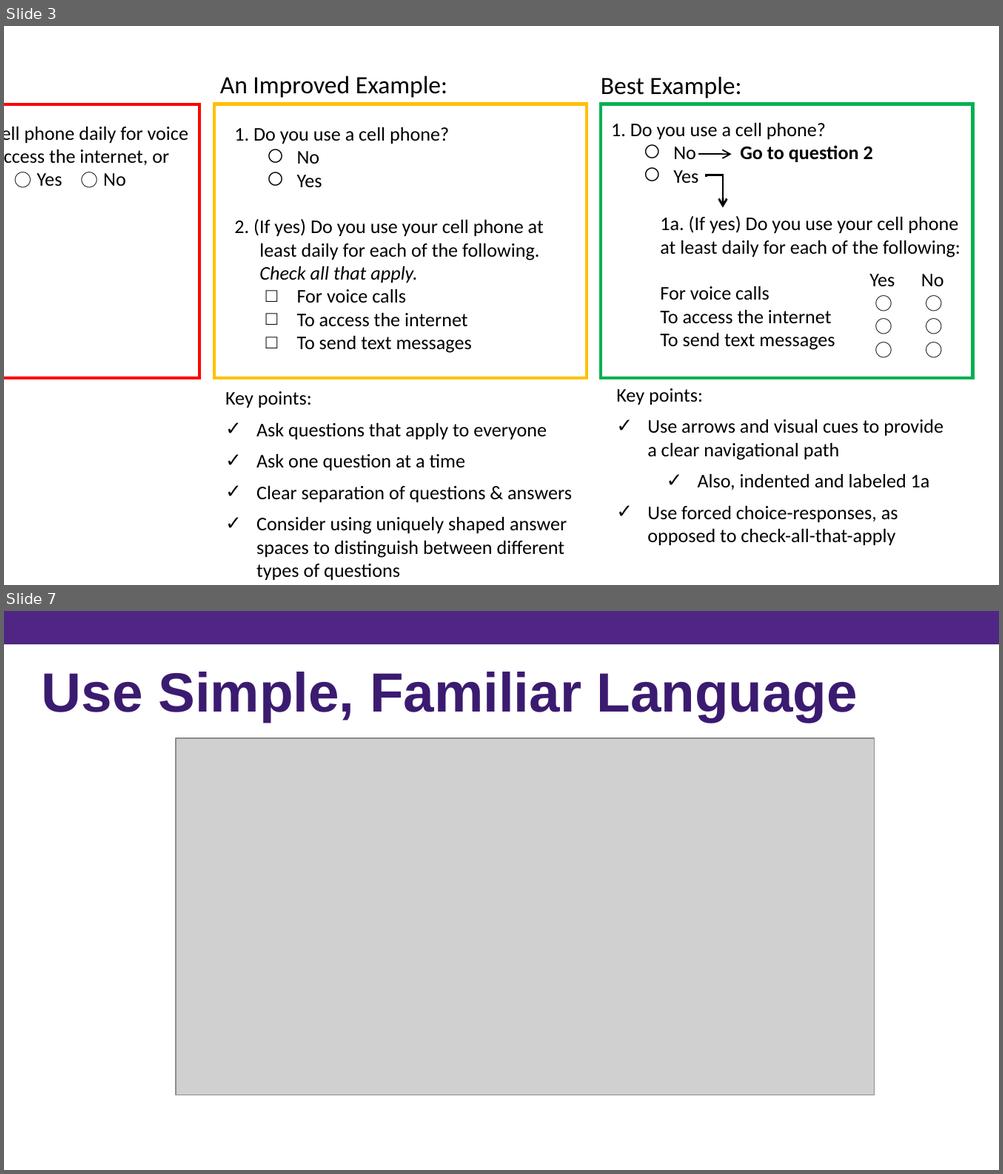
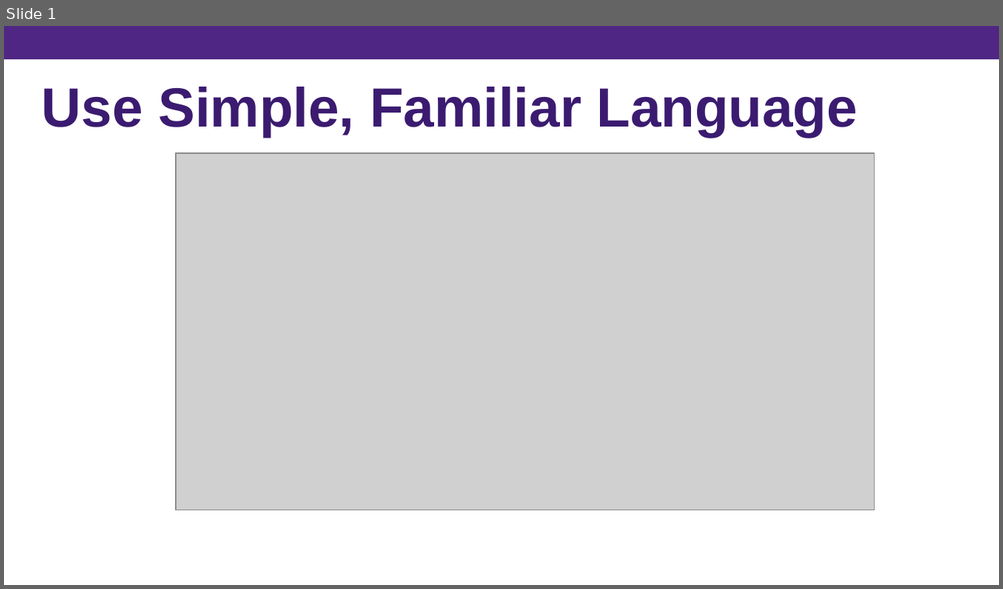
Before and after one commit to kpuka/SIMAH, a slide deck: images/posts/survey_design/Survey Design (PowerPoint) - Copy.pptx. Shown one above the other, each under a label of ours: slides 3 and 7 before the commit, slide 1 after it; the slides between them are not shown. The pictures are 1003x1174 and 1003x589 pixels, drawn with LibreOffice and Linux fonts; fonts in the diff are those of the drawing; grey boxes stand for pictures. Boxes give left, top, right and bottom in pixels: in the first picture for what was removed or moved away, otherwise in the second. Text is boxed around its words. In the diff, an @@ line names an element or a change of style, - is before the commit and + after.

```diff
--- a/images/posts/survey_design/Survey Design (PowerPoint) - Copy.pptx
+++ b/images/posts/survey_design/Survey Design (PowerPoint) - Copy.pptx
@@ slide 3 removed at box(4, 26, 999, 585), background #FFFFFF @@
@@ text removed at box(4, 61, 256, 101) @@
-Poor Example:
@@ text removed at box(220, 76, 447, 98) @@
-An Improved Example:
@@ text removed at box(600, 76, 741, 99) @@
-Best Example:
@@ rectangle removed at box(4, 104, 199, 379) @@
@@ rectangle removed at box(215, 104, 587, 378) @@
@@ rectangle removed at box(600, 104, 973, 378) @@
@@ text removed at box(24, 127, 188, 186) @@
-1. Do you use your cell phone daily for voice calls (yes or no), to access the internet, or send text messages? ⃝ Yes ⃝ No
@@ text removed at box(234, 127, 543, 353) @@
-1. Do you use a cell phone?
-⃝ No
-⃝ Yes
-2. (If yes) Do you use your cell phone at least daily for each of the following. Check all that apply.
-□ For voice calls
-□ To access the internet
-□ To send text messages
@@ group removed at box(611, 123, 960, 350): 3 texts, 1 elbow arrow, 1 arrow @@
-1. Do you use a cell phone?
-⃝ No Go to question 2
-⃝ Yes
-1a. (If yes) Do you use your cell phone at least daily for each of the following:
-For voice calls
-To access the internet
-To send text messages
-Yes No
-⃝ ⃝
-⃝ ⃝
-⃝ ⃝
@@ text removed at box(225, 392, 572, 581) @@
-Key points:
-✓ Ask questions that apply to everyone
-✓ Ask one question at a time
-✓ Clear separation of questions & answers
-✓ Consider using uniquely shaped answer spaces to distinguish between different types of questions
@@ text removed at box(616, 389, 943, 546) @@
-Key points:
-✓ Use arrows and visual cues to provide a clear navigational path
-  ✓ Also, indented and labeled 1a
-✓ Use forced choice-responses, as opposed to check-all-that-apply
@@ what was slide 7 is now slide 1 @@
```
Also in this commit, not shown: 5 other slides removed, 2 other files.
